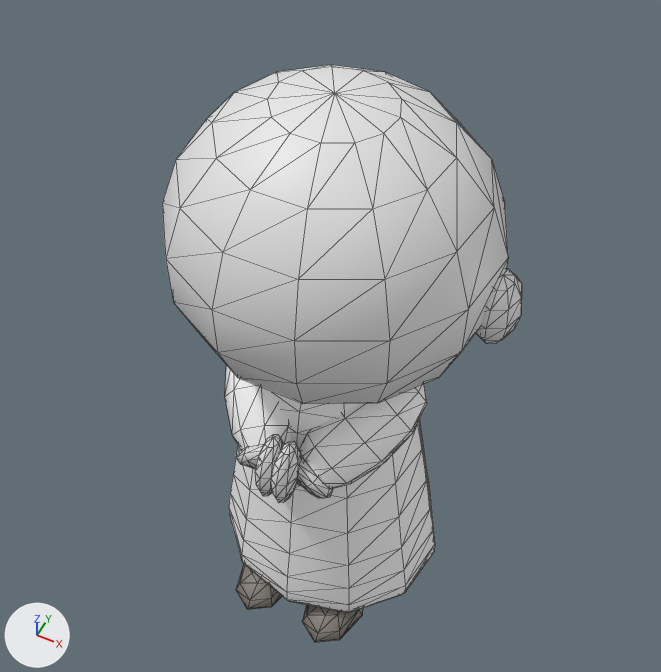
A saved change to the glTF model web/public/models/monk-lod.glb.
One viewpoint serves both versions: a 50 mm lens placed at (0.432, -0.871, 1.744), pointed at (-0.02, 0.033, 0.613). The axes (+X, +Y, +Z) are drawn at lower left. The lights are the same throughout. The first picture is the older version. Mesh edges are drawn as thin lines. Vertices at exactly the same position are counted once.

Names of what the first picture shows: 'body', 'skin'.
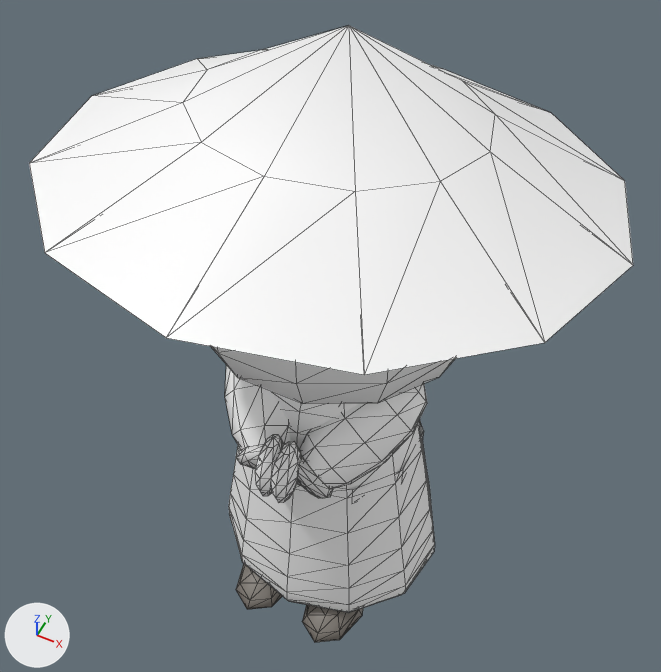
Location of each change, (x1, y1, x2, y2) in pixels of the pictures (661 x 672 px):
'skin', reshaped (68% wider, 9% taller): before (162, 65, 522, 503); after (29, 26, 633, 503)
part 1 of me_body, added (mostly hidden): after (297, 420, 424, 497)
part 2 of me_skin, added: after (29, 26, 633, 375)
part 3 of me_skin, recoloured: before (162, 65, 522, 503); after (210, 346, 455, 503)

The change, as a diff of the scene's bpy script:
```diff
--- a/web/public/models/monk-lod.glb.py
+++ b/web/public/models/monk-lod.glb.py
@@ mat_defaultmaterial_001 @@
+mat_defaultmaterial_001 = bpy.data.materials.new('DefaultMaterial.001')
+mat_defaultmaterial_001.use_nodes = True; mat_defaultmaterial_001.node_tree.nodes.clear()
+_N = mat_defaultmaterial_001.node_tree.nodes; _L = mat_defaultmaterial_001.node_tree.links
+n0 = _N.new('ShaderNodeOutputMaterial'); n0.name = 'Material Output'
+n1 = _N.new('ShaderNodeBsdfPrincipled'); n1.name = 'Principled BSDF'
+n2 = _N.new('ShaderNodeVertexColor'); n2.name = 'Color Attribute'
+_L.new(n1.outputs[0], n0.inputs[0])  # 'BSDF' to 'Surface'
+_L.new(n2.outputs[0], n1.inputs[0])  # 'Color' to 'Base Color'
@@ me_body @@
 # used by ob_body; location = (0.0, 0.0, 0.0)
-me_body.from_pydata(...)  # 458 vertices, 854 faces; spans x -0.214..0.214, y -0.225..0.187, z 0.0..0.69
+me_body.from_pydata(...)  # 565 vertices, 1010 faces; spans x -0.214..0.214, y -0.225..0.187, z 0.0..0.69
+# me_body part 1: a new loose piece of 22 vertices spanning x -0.155..0.155, y -0.147..0.147, z 0.398..0.442, in mat_defaultmaterial
+# other edits to the shape of me_body do not show in these pictures
 me_body.materials.append(mat_defaultmaterial)
@@ me_skin @@
 # used by ob_skin; location = (0.0, 0.0, 0.0)
-me_skin.from_pydata(...)  # 295 vertices, 541 faces; spans x -0.28..0.28, y -0.226..0.241, z 0.477..1.1
+me_skin.from_pydata(...)  # 323 vertices, 589 faces; spans x -0.4..0.4, y -0.385..0.405, z 0.477..1.172
+# me_skin part 2: a new loose piece of 28 vertices spanning x -0.4..0.4, y -0.385..0.405, z 0.911..1.172, in mat_defaultmaterial_001
+# me_skin part 3: 541 faces spanning x -0.28..0.28, y -0.226..0.241, z 0.477..1.1 switch from no material to mat_defaultmaterial_001
```
